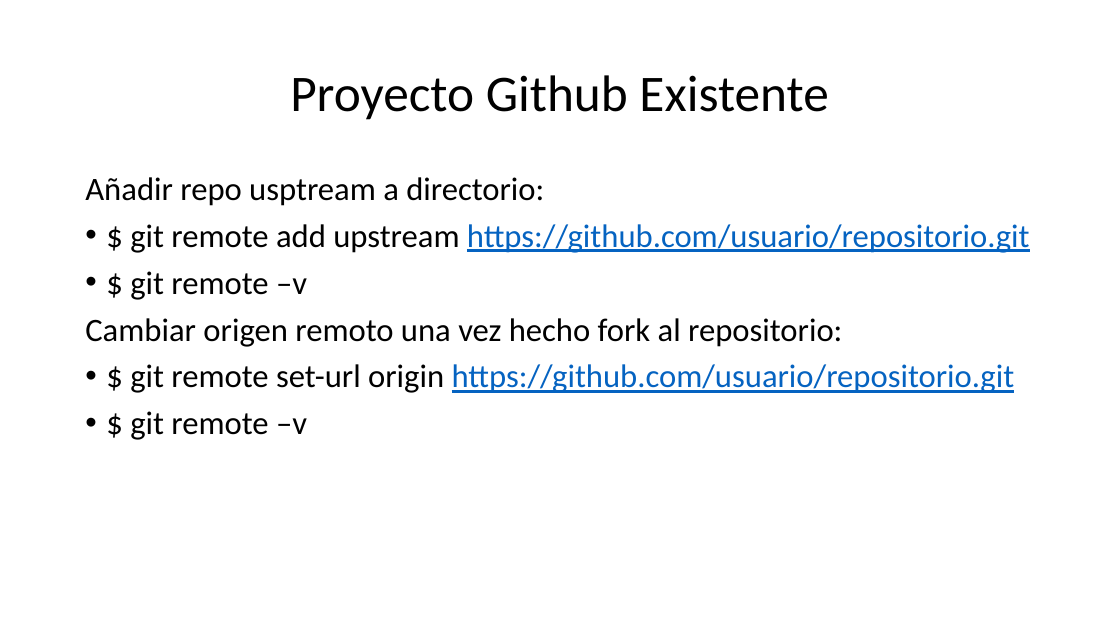
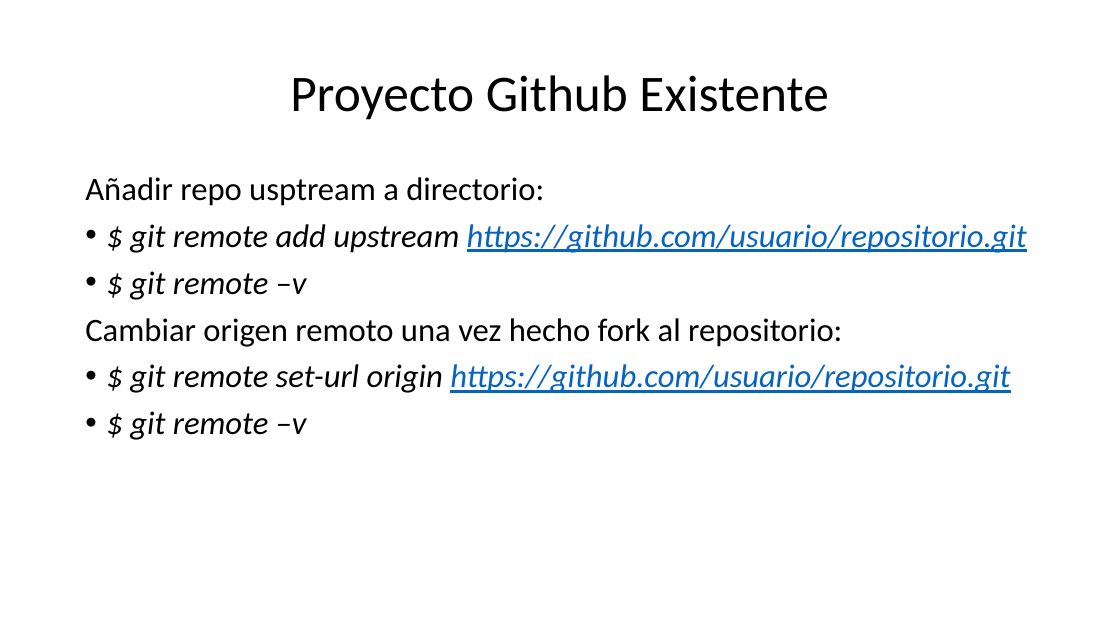
Before and after one commit to arredondo1993/3ra-sesion, a slide deck: slide 31 of github.pptx (slide 32 before the commit). Drawn at 1120x630 pixels with LibreOffice and Linux fonts; fonts in the diff are those of the drawing. Boxes give left, top, right and bottom in pixels: in the first picture for what was removed or moved away, otherwise in the second. Text is boxed around its words. In the diff, an @@ line names an element or a change of style, - is before the commit and + after.

```diff
--- a/github.pptx
+++ b/github.pptx
@@ text at (x1=130, y1=224, x2=1027, y2=440): italic on in "$ git remote add upstream https://github.com/usuario/reposit ...", "$ git remote –v", "$ git remote set-url origin https://github.com/usuario/repos ...", "$ git remote –v" @@
```
Also in this commit, not shown: 7 other slides changed, 1 slide removed, 1 other file.
